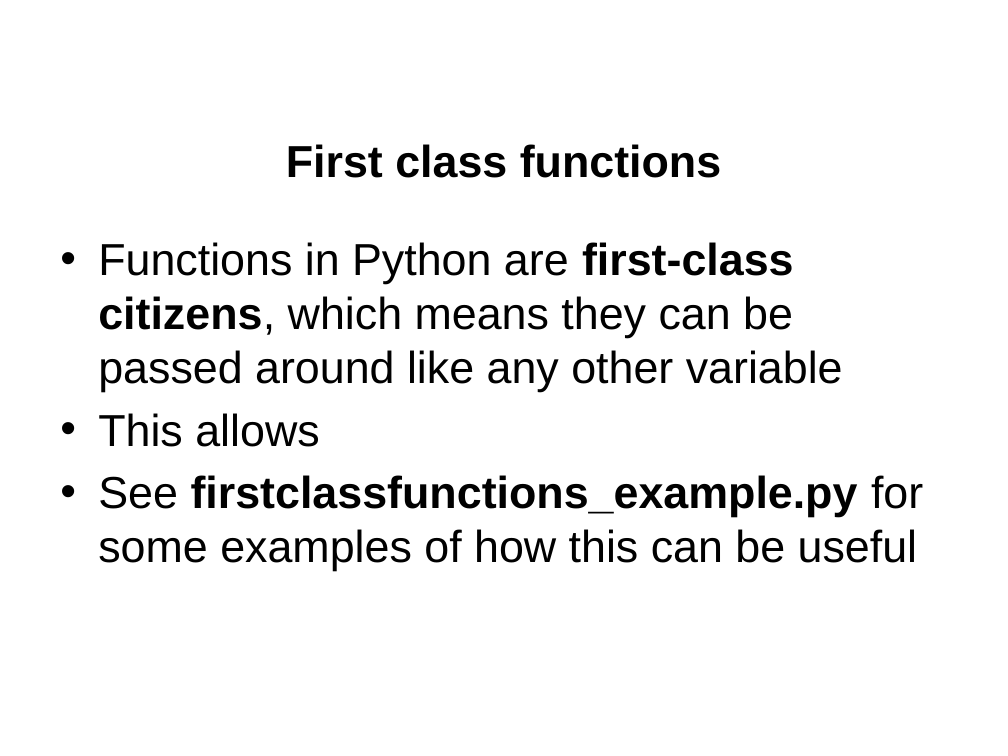
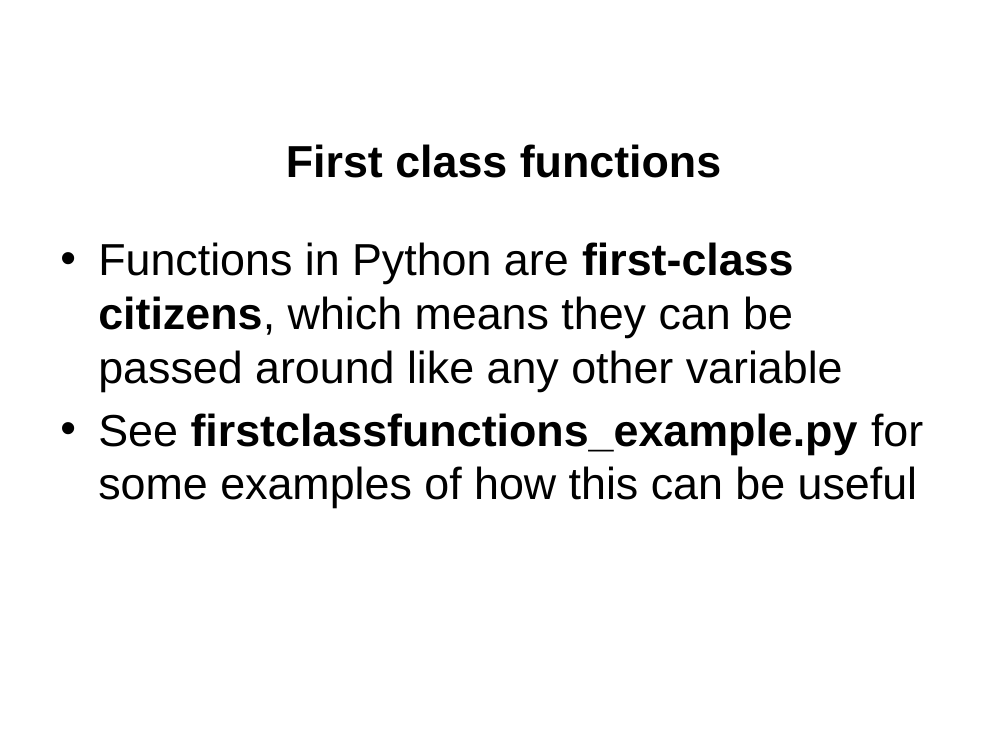
Before and after one commit to jgerity/talks, a slide deck: slide 28 of 2016/computing_workgroup/intro-to-python/intro-to-python.pptx (slide 24 before the commit). Drawn at 1008x756 pixels with LibreOffice and Linux fonts; fonts in the diff are those of the drawing; background and template pictures are left out. Boxes give left, top, right and bottom in pixels: in the first picture for what was removed or moved away, otherwise in the second. Text is boxed around its words. In the diff, an @@ line names an element or a change of style, - is before the commit and + after.

Commit message:
First version I'd feel comfortable giving in front of anyone

```diff
--- a/2016/computing_workgroup/intro-to-python/intro-to-python.pptx
+++ b/2016/computing_workgroup/intro-to-python/intro-to-python.pptx
@@ text at [98, 413, 320, 447]: paragraph removed @@
-• This allows
```
Also in this commit, not shown: 7 other slides changed, 5 slides added, 1 slide removed.
